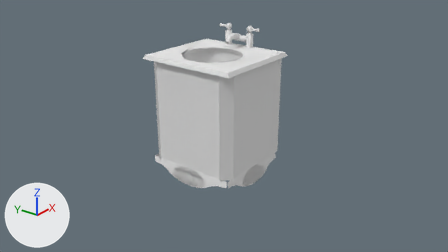
Renders of the Blender file Assets/models/floor_2/bathroom_e/sink.blend from each side of a commit.
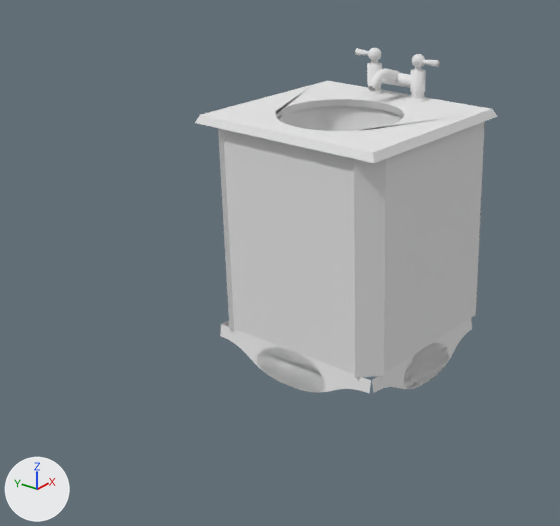
Old and new are each drawn from the file's camera 'Camera' and again close up on the part from 11% to 71% of the width and 0% to 100% of the height. The axes (+X, +Y, +Z) are drawn at lower left. The lights are the same throughout.

In view in the first close-up: 'BezierCurve', 'BezierCurve.001', 'Cube', 'base.001', 'basin', 'connecting_pipe.001', 'handle_ball_s.001', 'handle_n.001', 'handle_s.001', 'pipe_connector_s.001', 'spout.001', 'top', 'washer_n.001', 'washer_s.001'.
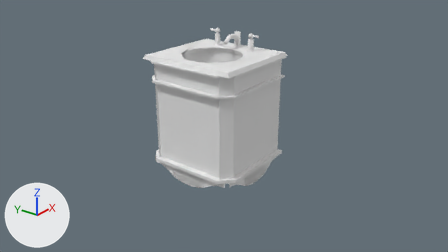
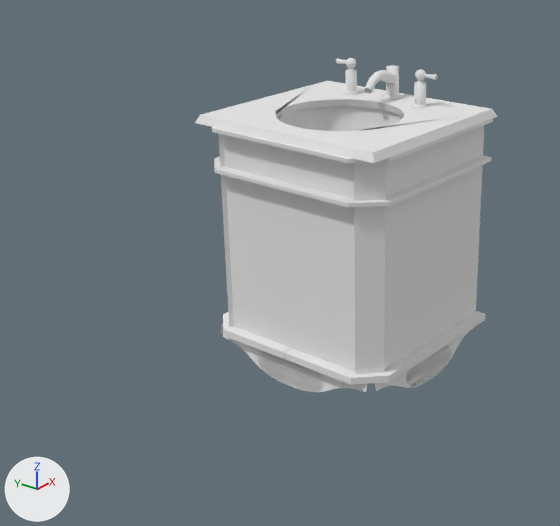
Where the newer file only moved an object's origin or applied its transform, the numbers keep the older frame.

Pixel boxes (x1, y1, x2, y2) of what changed, in the close-ups (560 x 526 px):
'BezierCurve', rescaled: before (220, 324, 371, 393); after (223, 335, 367, 392)
'Cube.001', added: after (223, 311, 485, 385)
'Cube.002', added: after (214, 156, 491, 207)
'BezierCurve.001', moved: before (372, 318, 472, 393); after (375, 328, 473, 391)
'Cube.003', added: after (212, 118, 493, 163)
'connecting_pipe.001', reshaped: before (375, 72, 411, 88); after (386, 65, 399, 97)
'spout.001', moved: before (368, 69, 399, 92); after (365, 70, 398, 94)
'pipe_connector_n.001', moved, rescaled (24% narrower, 16% shorter): before (410, 69, 426, 93); after (414, 81, 426, 101)
'pipe_connector_s.001', moved, rescaled: before (367, 63, 382, 85); after (345, 69, 357, 88)
'handle_ball_n.001', moved, rescaled (14% narrower, 14% shorter): before (412, 54, 425, 67); after (415, 69, 426, 80)
'handle_ball_s.001', moved, rescaled (21% narrower, 21% shorter): before (368, 48, 381, 61); after (346, 58, 356, 68)
'handle_n.001', moved, rescaled (17% narrower, 12% shorter): before (423, 60, 440, 67); after (424, 74, 438, 80)
'washer_n.001', moved, rescaled: before (406, 97, 429, 102); after (411, 103, 429, 108)
'handle_s.001', moved, rescaled: before (355, 48, 369, 55); after (336, 58, 346, 64)
'washer_s.001', moved, rescaled (18% narrower, 17% shorter): before (364, 89, 385, 94); after (343, 91, 360, 95)
'pipe_n.001', moved, rescaled: before (411, 92, 424, 99); after (415, 100, 425, 105)
'pipe_s.001', moved, rescaled (21% narrower, 14% shorter): before (368, 85, 381, 91); after (346, 87, 356, 92)
'handle_pipe_s.001', moved, rescaled (25% narrower, 20% shorter): before (415, 67, 422, 71); after (418, 80, 423, 83)
'handle_pipe_n.001', moved, rescaled (25% narrower, 20% shorter): before (371, 60, 378, 64); after (349, 68, 354, 71)
part 1 of me_cylinder_020, deleted: before (375, 72, 411, 88)
part 2 of me_cylinder_020, added: after (386, 65, 399, 97)

What changed in the scene script:
```text
Change me_cylinder_020:
    used by ob_connecting_pipe_001; parent = ob_pipes_001; location = (3.75, 4.0, 3.0); rotation_euler = (0.0, 1.571, 0.0), in degrees (0, 90, 0); scale = (0.0955, 0.0955, 0.4)
    remove me_cylinder_020.from_pydata(...)  # 64 vertices, 32 faces; spans x -1.0..1.0, y -1.0..1.0, z -1.0..1.0
    add me_cylinder_020.from_pydata(...)  # 64 vertices, 33 faces; spans x -2.16..2.79, y -2.27..-0.27, z -0.17..0.3
    me_cylinder_020 part 1: 64 vertices removed from x -1.0..1.0, y -1.0..1.0, z -1.0..1.0
    me_cylinder_020 part 2: 64 vertices added at x -2.16..2.79, y -2.27..-0.27, z -0.17..0.3
Change ob_beziercurve_001:
    ob_beziercurve_001.location: (0.1, -1.1, 0.42) -> (0.14, -1.1, 0.42)
Change ob_beziercurve:
    ob_beziercurve.scale: (1.2, 1.0, 1.0) -> (1.15, 1.0, 1.0)
Change ob_washer_n_001:
    ob_washer_n_001.location: (4.15, 4.0, 2.955) -> (1.059, -0.252, 3.153)
    ob_washer_n_001.scale: (0.0872, 0.0872, 0.2) -> (0.0654, 0.0654, 0.15)
Change ob_handle_n_001:
    ob_handle_n_001.location: (4.39, 4.0, 3.319) -> (4.609, 3.674, 3.203)
    ob_handle_n_001.scale: (0.05, 0.05, 0.1) -> (0.0392, 0.0392, 0.0784)
Change ob_spout_001:
    ob_spout_001.location: (3.75, 4.082, 3.0) -> (3.779, 3.959, 3.0)
Change ob_washer_s_001:
    ob_washer_s_001.location: (3.35, 4.0, 2.955) -> (1.059, 0.348, 3.153)
    ob_washer_s_001.scale: (0.0872, 0.0872, 0.2) -> (0.0654, 0.0654, 0.15)
Change ob_pipe_connector_s_001:
    ob_pipe_connector_s_001.parent: ob_pipes_001 -> ob_handle_s_001
    ob_pipe_connector_s_001.matrix_parent_inverse: Matrix(((1.0, 0.0, 0.0, -3.75), (0.0, 1.0, 0.0, -4.0), (0.0, 0.0, 1.0, -3.0), (0.0, 0.0, 0.0, 1.0))) -> Matrix(((0.0, -0.000037, -26.67, 91.36), (-26.67, 0.0000179, 0.0, 28.24), (0.0, 13.33, -0.0000186, -7.019), (0.0, 0.0, 0.0, 1.0)))
    ob_pipe_connector_s_001.location: (3.35, 4.0, 3.022) -> (1.059, 0.348, 3.203)
    ob_pipe_connector_s_001.scale: (0.11, 0.11, 0.155) -> (0.0825, 0.0825, 0.116)
Change ob_handle_ball_s_001:
    ob_handle_ball_s_001.parent: ob_pipes_001 -> ob_handle_s_001
    ob_handle_ball_s_001.matrix_parent_inverse: Matrix(((1.0, 0.0, 0.0, -3.75), (0.0, 1.0, 0.0, -4.0), (0.0, 0.0, 1.0, -3.0), (0.0, 0.0, 0.0, 1.0))) -> Matrix(((0.0, -0.000037, -26.67, 91.36), (-26.67, 0.0000179, 0.0, 28.24), (0.0, 13.33, -0.0000186, -7.019), (0.0, 0.0, 0.0, 1.0)))
    ob_handle_ball_s_001.location: (3.35, 4.0, 3.319) -> (1.059, 0.348, 3.426)
    ob_handle_ball_s_001.scale: (0.104, 0.104, 0.104) -> (0.0781, 0.0781, 0.0781)
Change ob_handle_s_001:
    ob_handle_s_001.location: (3.112, 4.0, 3.319) -> (2.948, 3.7, 3.209)
    ob_handle_s_001.scale: (0.05, 0.05, 0.1) -> (0.0392, 0.0392, 0.0784)
Change ob_pipe_s_001:
    ob_pipe_s_001.parent: ob_pipes_001 -> ob_handle_s_001
    ob_pipe_s_001.matrix_parent_inverse: Matrix(((1.0, 0.0, 0.0, -3.75), (0.0, 1.0, 0.0, -4.0), (0.0, 0.0, 1.0, -3.0), (0.0, 0.0, 0.0, 1.0))) -> Matrix(((0.0, -0.000037, -26.67, 91.36), (-26.67, 0.0000179, 0.0, 28.24), (0.0, 13.33, -0.0000186, -7.019), (0.0, 0.0, 0.0, 1.0)))
    ob_pipe_s_001.location: (3.35, 4.0, 1.5) -> (1.059, 0.348, 2.061)
    ob_pipe_s_001.scale: (0.0955, 0.0955, 1.5) -> (0.0716, 0.0716, 1.12)
Add ob_cube_001:
    ob_cube_001 = bpy.data.objects.new('Cube.001', me_cube_002)  # 24 vertices, 18 faces; spans x -1.0..1.15, y -1.01..0.0, z -1.0..1.11; in mat_sink (its picture is missing); modifiers MIRROR
    ob_cube_001.location = (0.01, 0.0, 0.56)
    ob_cube_001.scale = (1.0, 1.18, 0.0394)
Add ob_cube_002:
    ob_cube_002 = bpy.data.objects.new('Cube.002', me_cube_003)  # 24 vertices, 18 faces; spans x -1.0..1.15, y -1.0..0.0, z -1.0..1.0; modifiers MIRROR
    ob_cube_002.location = (0.01, 0.0, 2.45)
    ob_cube_002.scale = (1.0, 1.18, 0.0213)
Add ob_cube_003:
    ob_cube_003 = bpy.data.objects.new('Cube.003', me_cube_003.copy())  # modifiers MIRROR
    ob_cube_003.location = (0.01, 0.0, 2.89)
    ob_cube_003.scale = (1.0, 1.18, 0.0211)
```
